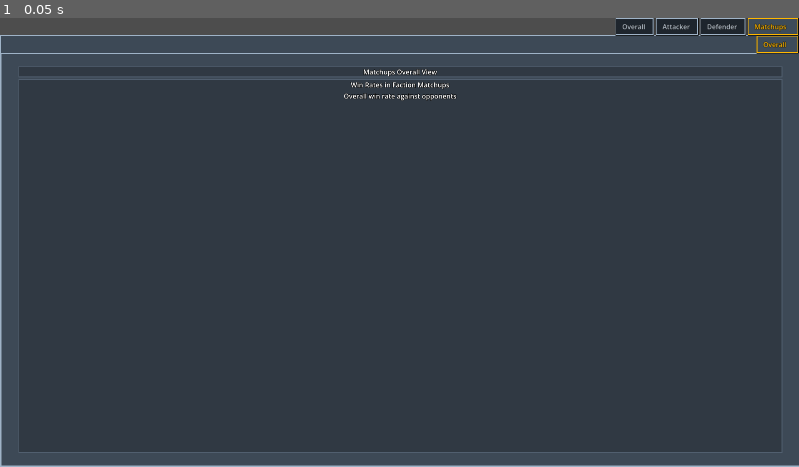
Above: before the commit, frame 1.
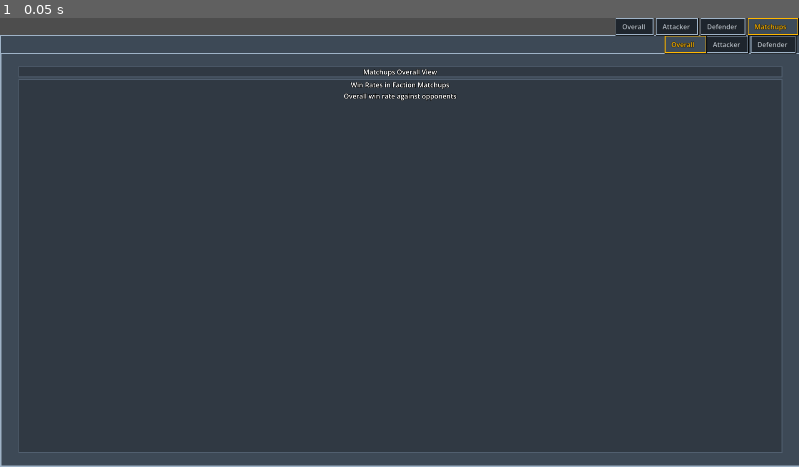
Above: after the commit, the same moment.

Repository: SirConnery/herakon-cogitator-combat-sim-repo
Game: Godot game, scene res://ui/diagnostics_view/cards/faction_tab_scene.tscn
Same seed, same stepped clock (60 frames per second), same inputs: the game is played once before the commit and once after it. This scene is started directly instead of the project's main scene.
Inputs:
- Up to frame 1 (0.05 s): no input

The runs differ from the first frame. In frame 1, 0.5% of the frame differs, in the area x 83-100%, y 3-9%.

Commit message:
All ground diagnostics done

Diff:
--- /dev/null
+++ b/ui/diagnostics_view/cards/cards_all_factions_top_ten.gd
@@ -0,0 +1,27 @@
+extends Control
+
+const FACTION_BAR_V = preload("uid://bpwm0ac0xfcbw")
+
+@onready var cards_all_factions_top_ten_values: HBoxContainer = %CardsAllFactionsTopTenValues
+
+## Dynamically populates the global tab sheet with the top 10 highest performing cards
+func initialize_global_card_rows(sorted_card_data: Array[Dictionary]) -> void:
+	if cards_all_factions_top_ten_values == null:
+		return
+
+	# 1. Clear out any previous layout generation nodes cleanly
+	for child in cards_all_factions_top_ten_values.get_children():
+		child.queue_free()
+
+	# 2. Slice the dataset down to a maximum of the top 10 entries
+	# (Since the main controller already passes this array presorted descending,
+	# the first 10 elements are guaranteed to be your highest win-rates)
+	var top_ten_cards := sorted_card_data.slice(0, 10)
+
+	# 3. Spawn a vertical card bar for each top tier card entry
+	for card in top_ten_cards:
+		var bar_instance = FACTION_BAR_V.instantiate()
+		cards_all_factions_top_ten_values.add_child(bar_instance)
+
+		# Draw name, win rate %, and total wins to the vertical bar layout component
+		bar_instance.populate_bar(card["name"], card["rate"], card["wins"])
--- /dev/null
+++ b/ui/diagnostics_view/cards/cards_all_factions_top_ten.tscn
@@ -0,0 +1,68 @@
+[gd_scene format=3 uid="uid://4jdu0mca08bf"]
+
+[ext_resource type="Script" uid="uid://dbs7385akhdka" path="res://ui/diagnostics_view/cards/cards_all_factions_top_ten.gd" id="1_k54du"]
+
+[node name="CardsAllFactionsTopTenTab" type="Control" unique_id=1999875038]
+layout_mode = 3
+anchors_preset = 15
+anchor_right = 1.0
+anchor_bottom = 1.0
+grow_horizontal = 2
+grow_vertical = 2
+size_flags_horizontal = 3
+size_flags_vertical = 3
+script = ExtResource("1_k54du")
+
+[node name="ScrollContainer" type="ScrollContainer" parent="." unique_id=1196638584]
+layout_mode = 1
+anchors_preset = 15
+anchor_right = 1.0
+anchor_bottom = 1.0
+grow_horizontal = 2
+grow_vertical = 2
+focus_mode = 2
+horizontal_scroll_mode = 0
+
+[node name="CenterConstraint" type="MarginContainer" parent="ScrollContainer" unique_id=331697027]
+layout_mode = 2
+size_flags_horizontal = 3
+size_flags_vertical = 3
+theme_override_constants/margin_left = 40
+theme_override_constants/margin_top = 30
+theme_override_constants/margin_right = 40
+theme_override_constants/margin_bottom = 30
+
+[node name="ContentContainer" type="VBoxContainer" parent="ScrollContainer/CenterConstraint" unique_id=1028161785]
+layout_mode = 2
+
+[node name="HeaderBlock" type="PanelContainer" parent="ScrollContainer/CenterConstraint/ContentContainer" unique_id=2059903040]
+layout_mode = 2
+
+[node name="TextTitleBlock" type="VBoxContainer" parent="ScrollContainer/CenterConstraint/ContentContainer/HeaderBlock" unique_id=1984511695]
+layout_mode = 2
+
+[node name="PageTitle" type="Label" parent="ScrollContainer/CenterConstraint/ContentContainer/HeaderBlock/TextTitleBlock" unique_id=1860535126]
+layout_mode = 2
+size_flags_horizontal = 4
+size_flags_vertical = 1
+text = "Matchups Overall View"
+
+[node name="FactionWinratesBlock" type="PanelContainer" parent="ScrollContainer/CenterConstraint/ContentContainer" unique_id=287187991]
+layout_mode = 2
+size_flags_vertical = 3
+
+[node name="CardsAllFactionsTopTenValues" type="HBoxContainer" parent="ScrollContainer/CenterConstraint/ContentContainer/FactionWinratesBlock" unique_id=1794558884]
+unique_name_in_owner = true
+layout_mode = 2
+
+[node name="WinratesByFaction" type="Label" parent="ScrollContainer/CenterConstraint/ContentContainer/FactionWinratesBlock/CardsAllFactionsTopTenValues" unique_id=734233291]
+layout_mode = 2
+size_flags_vertical = 1
+text = "Win Rates in Faction Matchups"
+horizontal_alignment = 1
+
+[node name="Explanation" type="Label" parent="ScrollContainer/CenterConstraint/ContentContainer/FactionWinratesBlock/CardsAllFactionsTopTenValues" unique_id=636605981]
+layout_mode = 2
+size_flags_vertical = 1
+text = "Overall win rate against opponents"
+horizontal_alignment = 1
--- a/ui/diagnostics_view/cards/faction_tab_scene.gd
+++ b/ui/diagnostics_view/cards/faction_tab_scene.gd
@@ -8,13 +8,16 @@
 @onready var faction_card_defender_values: HBoxContainer = %FactionCardDefenderValues
 
 @onready var faction_card_matchups_overall_values: VBoxContainer = %FactionCardMatchupsOverallValues
+@onready var faction_card_matchups_attacker_values: VBoxContainer = %FactionCardMatchupsAttackerValues
+@onready var faction_card_matchups_defender_values: VBoxContainer = %FactionCardMatchupsDefenderValues
 
 
-## Accepts three independent datasets to update all data lanes simultaneously
-func initialize_faction_card_rows(overall_data: Array[Dictionary], atk_data: Array[Dictionary], def_data: Array[Dictionary]) -> void:
+## Accepts independent datasets to update all bar containers and matchup matrices simultaneously
+func initialize_faction_card_rows(overall_data: Array[Dictionary], atk_data: Array[Dictionary], def_data: Array[Dictionary], matchup_data: Array[Dictionary]) -> void:
 	_populate_container(faction_card_overall_values, overall_data)
 	_populate_container(faction_card_attacker_values, atk_data)
 	_populate_container(faction_card_defender_values, def_data)
+	_populate_matchup_matrix(matchup_data)
 
 
 ## Reusable factory loop that flushes and rebuilds a targeted node cluster
@@ -31,3 +34,54 @@
 		var bar_instance = FACTION_BAR_V.instantiate()
 		container.add_child(bar_instance)
 		bar_instance.populate_bar(card["name"], card["rate"], card["wins"])
+
+
+## 🎯 UPDATED: Instantiates cross-faction matchup grids for Overall, Attacker, and Defender lanes
+func _populate_matchup_matrix(matchup_data: Array[Dictionary]) -> void:
+	var matrix_containers = [
+		faction_card_matchups_overall_values,
+		faction_card_matchups_attacker_values,
+		faction_card_matchups_defender_values
+	]
+
+	# Flush previous generation rows across all target boxes safely
+	for container in matrix_containers:
+		if container != null:
+			for child in container.get_children():
+				child.queue_free()
+
+	# Map each card profile to its respective matrix row feeds
+	for card_profile in matchup_data:
+
+		# 1. Populate Overall Card Matchups Row
+		if faction_card_matchups_overall_values != null:
+			var row_overall = MATCHUP_OVERALL_PANEL.instantiate()
+			faction_card_matchups_overall_values.add_child(row_overall)
+			row_overall.initialize_real_matchup_row(
+				card_profile["card_name"],
+				card_profile["matchups"],
+				"overall_rate",
+				"overall_wins"
+			)
+
+		# 2. Populate Attacker Card Matchups Row
+		if faction_card_matchups_attacker_values != null:
+			var row_atk = MATCHUP_OVERALL_PANEL.instantiate()
+			faction_card_matchups_attacker_values.add_child(row_atk)
+			row_atk.initialize_real_matchup_row(
+				card_profile["card_name"],
+				card_profile["matchups"],
+				"atk_rate",
+				"atk_wins"
+			)
+
+		# 3. Populate Defender Card Matchups Row
+		if faction_card_matchups_defender_values != null:
+			var row_def = MATCHUP_OVERALL_PANEL.instantiate()
+			faction_card_matchups_defender_values.add_child(row_def)
+			row_def.initialize_real_matchup_row(
+				card_profile["card_name"],
+				card_profile["matchups"],
+				"def_rate",
+				"def_wins"
+			)
--- a/ui/diagnostics_view/cards/faction_tab_scene.tscn
+++ b/ui/diagnostics_view/cards/faction_tab_scene.tscn
@@ -255,3 +255,121 @@
 size_flags_vertical = 1
 text = "Overall win rate against opponents"
 horizontal_alignment = 1
+
+[node name="Attacker" type="Control" parent="Matchups" unique_id=544429642]
+visible = false
+layout_mode = 2
+metadata/_tab_index = 1
+
+[node name="ScrollContainer" type="ScrollContainer" parent="Matchups/Attacker" unique_id=718748033]
+layout_mode = 1
+anchors_preset = 15
+anchor_right = 1.0
+anchor_bottom = 1.0
+grow_horizontal = 2
+grow_vertical = 2
+focus_mode = 2
+horizontal_scroll_mode = 0
+
+[node name="CenterConstraint" type="MarginContainer" parent="Matchups/Attacker/ScrollContainer" unique_id=1278535920]
+layout_mode = 2
+size_flags_horizontal = 3
+size_flags_vertical = 3
+theme_override_constants/margin_left = 40
+theme_override_constants/margin_top = 30
+theme_override_constants/margin_right = 40
+theme_override_constants/margin_bottom = 30
+
+[node name="ContentContainer" type="VBoxContainer" parent="Matchups/Attacker/ScrollContainer/CenterConstraint" unique_id=570471862]
+layout_mode = 2
+
+[node name="HeaderBlock" type="PanelContainer" parent="Matchups/Attacker/ScrollContainer/CenterConstraint/ContentContainer" unique_id=530863242]
+layout_mode = 2
+
+[node name="TextTitleBlock" type="VBoxContainer" parent="Matchups/Attacker/ScrollContainer/CenterConstraint/ContentContainer/HeaderBlock" unique_id=1042398667]
+layout_mode = 2
+
+[node name="PageTitle" type="Label" parent="Matchups/Attacker/ScrollContainer/CenterConstraint/ContentContainer/HeaderBlock/TextTitleBlock" unique_id=2140262165]
+layout_mode = 2
+size_flags_horizontal = 4
+size_flags_vertical = 1
+text = "Matchups Overall View"
+
+[node name="FactionWinratesBlock" type="PanelContainer" parent="Matchups/Attacker/ScrollContainer/CenterConstraint/ContentContainer" unique_id=1584146590]
+layout_mode = 2
+size_flags_vertical = 3
+
+[node name="FactionCardMatchupsAttackerValues" type="VBoxContainer" parent="Matchups/Attacker/ScrollContainer/CenterConstraint/ContentContainer/FactionWinratesBlock" unique_id=1937934191]
+unique_name_in_owner = true
+layout_mode = 2
+
+[node name="WinratesByFaction" type="Label" parent="Matchups/Attacker/ScrollContainer/CenterConstraint/ContentContainer/FactionWinratesBlock/FactionCardMatchupsAttackerValues" unique_id=1930782127]
+layout_mode = 2
+size_flags_vertical = 1
+text = "Win Rates in Faction Matchups"
+horizontal_alignment = 1
+
+[node name="Explanation" type="Label" parent="Matchups/Attacker/ScrollContainer/CenterConstraint/ContentContainer/FactionWinratesBlock/FactionCardMatchupsAttackerValues" unique_id=929542898]
+layout_mode = 2
+size_flags_vertical = 1
+text = "Overall win rate against opponents"
+horizontal_alignment = 1
+
+[node name="Defender" type="Control" parent="Matchups" unique_id=80679085]
+visible = false
+layout_mode = 2
+metadata/_tab_index = 2
+
+[node name="ScrollContainer" type="ScrollContainer" parent="Matchups/Defender" unique_id=643544831]
+layout_mode = 1
+anchors_preset = 15
+anchor_right = 1.0
+anchor_bottom = 1.0
+grow_horizontal = 2
+grow_vertical = 2
+focus_mode = 2
+horizontal_scroll_mode = 0
+
+[node name="CenterConstraint" type="MarginContainer" parent="Matchups/Defender/ScrollContainer" unique_id=1665094414]
+layout_mode = 2
+size_flags_horizontal = 3
+size_flags_vertical = 3
+theme_override_constants/margin_left = 40
+theme_override_constants/margin_top = 30
+theme_override_constants/margin_right = 40
+theme_override_constants/margin_bottom = 30
+
+[node name="ContentContainer" type="VBoxContainer" parent="Matchups/Defender/ScrollContainer/CenterConstraint" unique_id=1595375026]
+layout_mode = 2
+
+[node name="HeaderBlock" type="PanelContainer" parent="Matchups/Defender/ScrollContainer/CenterConstraint/ContentContainer" unique_id=1101497103]
+layout_mode = 2
+
+[node name="TextTitleBlock" type="VBoxContainer" parent="Matchups/Defender/ScrollContainer/CenterConstraint/ContentContainer/HeaderBlock" unique_id=2048627934]
+layout_mode = 2
+
+[node name="PageTitle" type="Label" parent="Matchups/Defender/ScrollContainer/CenterConstraint/ContentContainer/HeaderBlock/TextTitleBlock" unique_id=400462737]
+layout_mode = 2
+size_flags_horizontal = 4
+size_flags_vertical = 1
+text = "Matchups Overall View"
+
+[node name="FactionWinratesBlock" type="PanelContainer" parent="Matchups/Defender/ScrollContainer/CenterConstraint/ContentContainer" unique_id=400577883]
+layout_mode = 2
+size_flags_vertical = 3
+
+[node name="FactionCardMatchupsDefenderValues" type="VBoxContainer" parent="Matchups/Defender/ScrollContainer/CenterConstraint/ContentContainer/FactionWinratesBlock" unique_id=1065578077]
+unique_name_in_owner = true
+layout_mode = 2
+
+[node name="WinratesByFaction" type="Label" parent="Matchups/Defender/ScrollContainer/CenterConstraint/ContentContainer/FactionWinratesBlock/FactionCardMatchupsDefenderValues" unique_id=1789701625]
+layout_mode = 2
+size_flags_vertical = 1
+text = "Win Rates in Faction Matchups"
+horizontal_alignment = 1
+
+[node name="Explanation" type="Label" parent="Matchups/Defender/ScrollContainer/CenterConstraint/ContentContainer/FactionWinratesBlock/FactionCardMatchupsDefenderValues" unique_id=1368276217]
+layout_mode = 2
+size_flags_vertical = 1
+text = "Overall win rate against opponents"
+horizontal_alignment = 1
--- a/ui/diagnostics_view/diagnostics_view.gd
+++ b/ui/diagnostics_view/diagnostics_view.gd
@@ -6,6 +6,8 @@
 const FACTION_BAR_SCENE_V := preload("uid://bpwm0ac0xfcbw")
 const MATCHUP_OVERALL_PANEL_SCENE = preload("uid://cu1crqrtqyfop")
 const FACTION_TAB_SCENE = preload("uid://n4uue0fn6735")
+const CARDS_ALL_FACTIONS_TOP_TEN = preload("uid://4jdu0mca08bf")
+
 
 # --- UI ELEMENT NODES (Scene Unique Names) ---
 @export_group("Global Win Rates")
@@ -48,7 +50,6 @@
 
 # -- CARD NODES ---
 @export_group("Card Performance Containers")
-@onready var cards_all_factions_overall_values: VBoxContainer = %CardsAllFactionsOverallValues
 @onready var cards_add_factions_tab: TabContainer = %CardsAddFactionsTab
 
 
@@ -56,6 +57,7 @@
 @onready var ui: UI = owner
 var sim_controller: SimController
 
+var data_processed := false
 
 func _ready() -> void:
 	visibility_changed.connect(_on_visibility_changed)
@@ -70,10 +72,14 @@
 	if ui == null or ui.sim_controller == null:
 		return
 
+	if data_processed:
+		return
+	data_processed = true
+
 	sim_controller = ui.sim_controller
 	var binary_path := "user://simulation_ground_data.dat"
 
-	# Automated cleanup wipe loop
+	#  Kept only your hard scene containers and tab sheets here to protect structural elements
 	var all_containers: Array[Control] = [
 		overall_faction_winrates, attacker_win_rates, defender_win_rates,
 		overall_early_stage_win_rates, attacker_early_stage_win_rates, defender_early_stage_win_rates,
@@ -83,7 +89,7 @@
 		matchups_early_stage_overall_values, matchups_middle_stage_overall_values, matchups_late_stage_overall_values,
 		matchups_early_stage_attacker_values, matchups_middle_stage_attacker_values, matchups_late_stage_attacker_values,
 		matchups_early_stage_defender_values, matchups_middle_stage_defender_values, matchups_late_stage_defender_values,
-		cards_all_factions_overall_values, cards_add_factions_tab
+		cards_add_factions_tab
 	]
 	for container in all_containers:
 		if container != null:
@@ -121,6 +127,11 @@
 	for f_id in sim_controller.factions_to_sim:
 		card_stats_cache[f_id] = {}
 
+	# ─── INITIALIZE CARD MATCHUP TRACKING MATRIX MAP ───
+	var card_matchup_cache := {} # Schema: player_faction -> card_id -> enemy_faction -> stats
+	for f_id in sim_controller.factions_to_sim:
+		card_matchup_cache[f_id] = {}
+
 	# 3. HIGH-SPEED SINGLE PASS BINARY STREAM PARSER
 	var file = FileAccess.open(binary_path, FileAccess.READ)
 	while file.get_position() < file.get_length():
@@ -182,6 +193,13 @@
 					if atk_won:
 						card_stats_cache[tracking_id][card_id]["atk_wins"] += 1
 
+				# Gather Attacker Matchup Metrics (Current card owner vs defender)
+				if not card_matchup_cache[atk_id].has(card_id): card_matchup_cache[atk_id][card_id] = {}
+				if not card_matchup_cache[atk_id][card_id].has(def_id):
+					card_matchup_cache[atk_id][card_id][def_id] = {"atk_wins": 0, "atk_games": 0, "def_wins": 0, "def_games": 0}
+				card_matchup_cache[atk_id][card_id][def_id]["atk_games"] += 1
+				if atk_won: card_matchup_cache[atk_id][card_id][def_id]["atk_wins"] += 1
+
 			# Tabulate Defender Lane Data (Routes simultaneously to Global and Faction caches)
 			for card_id in unique_def_cards:
 				for tracking_id in [-1, def_id]:
@@ -190,6 +208,13 @@
 					card_stats_cache[tracking_id][card_id]["def_games"] += 1
 					if not atk_won:
 						card_stats_cache[tracking_id][card_id]["def_wins"] += 1
+
+				# Gather Defender Matchup Metrics (Current card owner vs attacker)
+				if not card_matchup_cache[def_id].has(card_id): card_matchup_cache[def_id][card_id] = {}
+				if not card_matchup_cache[def_id][card_id].has(atk_id):
+					card_matchup_cache[def_id][card_id][atk_id] = {"atk_wins": 0, "atk_games": 0, "def_wins": 0, "def_games": 0}
+				card_matchup_cache[def_id][card_id][atk_id]["def_games"] += 1
+				if not atk_won: card_matchup_cache[def_id][card_id][atk_id]["def_wins"] += 1
 	file.close()
 
 	# 4. RESOLVE IDENTITY NAMING STRINGS
@@ -219,7 +244,7 @@
 	_render_matchup_stage_group(head_to_head_matrix[2], matchups_late_stage_attacker_values, "atk_rate", "atk_wins", raw_factions)
 	_render_matchup_stage_group(head_to_head_matrix[2], matchups_late_stage_defender_values, "def_rate", "def_wins", raw_factions)
 
-	# ─── CARD LEADERBOARD UI COMPILATION (ALL FACTIONS METRIC PANELS) ───
+	# ─── CARD LEADERBOARD DATA PROCESSING ───
 	var sorted_card_list: Array[Dictionary] = []
 	for card_id in card_stats_cache[-1]:
 		var stats = card_stats_cache[-1][card_id]
@@ -241,7 +266,15 @@
 		})
 
 	sorted_card_list.sort_custom(func(a, b): return a["rate"] > b["rate"])
-	_spawn_leaderboard_bars(sorted_card_list, cards_all_factions_overall_values)
+
+	# ─── 🎯 UPDATED: DEPLOY THE NEW OVERALL TOP 10 LEADERBOARD TAB SCENE ───
+	if cards_add_factions_tab != null:
+		var global_tab_instance = CARDS_ALL_FACTIONS_TOP_TEN.instantiate()
+		cards_add_factions_tab.add_child(global_tab_instance)
+		global_tab_instance.name = "TOP 10 CARDS"
+
+		if global_tab_instance.has_method("initialize_global_card_rows"):
+			global_tab_instance.initialize_global_card_rows(sorted_card_list)
 
 	# ─── DYNAMIC MULTI-CONTAINER TACTICAL FACTION TAB COMPILER ───
 	for faction_id in sim_controller.factions_to_sim:
@@ -251,8 +284,10 @@
 		var overall_list: Array[Dictionary] = []
 		var attacker_list: Array[Dictionary] = []
 		var defender_list: Array[Dictionary] = []
+		var card_matchup_row_list: Array[Dictionary] = []
 
 		var faction_stats_map: Dictionary = card_stats_cache[faction_id]
+		var faction_matchups_map: Dictionary = card_matchup_cache[faction_id]
 
 		for card_id in faction_stats_map:
 			var stats = faction_stats_map[card_id]
@@ -282,10 +317,53 @@
 				def_rate = (float(stats["def_wins"]) / float(stats["def_games"])) * 100.0
 			defender_list.append({"name": card_name, "rate": def_rate, "wins": stats["def_wins"]})
 
+			# 4. Tabulate Cross-Faction Performance Matchups for this Specific Card
+			var compiled_card_matchups: Array[Dictionary] = []
+			var enemy_map: Dictionary = faction_matchups_map.get(card_id, {})
+
+			for enemy_id in sim_controller.factions_to_sim:
+				if faction_id == enemy_id:
+					continue
+
+				var enemy_profile = raw_factions.get(enemy_id, {})
+				var enemy_name_string: String = enemy_profile.get("name", FactionRegistry.FactionID.keys()[enemy_id])
+
+				var m_stats: Dictionary = enemy_map.get(enemy_id, {"atk_wins": 0, "atk_games": 0, "def_wins": 0, "def_games": 0})
+				var m_wins: int = m_stats["atk_wins"] + m_stats["def_wins"]
+				var m_games: int = m_stats["atk_games"] + m_stats["def_games"]
+				var m_rate := 0.0
+				if m_games > 0:
+					m_rate = (float(m_wins) / float(m_games)) * 100.0
+
+				var card_atk_rate := 0.0
+				if m_stats["atk_games"] > 0:
+					card_atk_rate = (float(m_stats["atk_wins"]) / float(m_stats["atk_games"])) * 100.0
+
+				var card_def_rate := 0.0
+				if m_stats["def_games"] > 0:
+					card_def_rate = (float(m_stats["def_wins"]) / float(m_stats["def_games"])) * 100.0
+
+				compiled_card_matchups.append({
+					"enemy_name": enemy_name_string,
+					"overall_rate": m_rate,
+					"overall_wins": m_wins,
+					"atk_rate": card_atk_rate,
+					"atk_wins": m_stats["atk_wins"],
+					"def_rate": card_def_rate,
+					"def_wins": m_stats["def_wins"]
+				})
+
+			card_matchup_row_list.append({
+				"card_name": card_name,
+				"matchups": compiled_card_matchups,
+				"sorting_rate": combined_rate
+			})
+
 		# Sort each visual collection independently before pushing down to tabs
 		overall_list.sort_custom(func(a, b): return a["rate"] > b["rate"])
 		attacker_list.sort_custom(func(a, b): return a["rate"] > b["rate"])
 		defender_list.sort_custom(func(a, b): return a["rate"] > b["rate"])
+		card_matchup_row_list.sort_custom(func(a, b): return a["sorting_rate"] > b["sorting_rate"])
 
 		# Instantiate, customize, and map the sub-tab node
 		var tab_instance = FACTION_TAB_SCENE.instantiate()
@@ -294,7 +372,7 @@
 
 		# Hand off datasets to update all three lane panels cleanly
 		if tab_instance.has_method("initialize_faction_card_rows"):
-			tab_instance.initialize_faction_card_rows(overall_list, attacker_list, defender_list)
+			tab_instance.initialize_faction_card_rows(overall_list, attacker_list, defender_list, card_matchup_row_list)
 
 
 func _process_and_render_group(stage_data: Dictionary, overall_box: VBoxContainer, atk_box: VBoxContainer, def_box: VBoxContainer, raw_factions: Dictionary) -> void:
--- a/ui/diagnostics_view/diagnostics_view.tscn
+++ b/ui/diagnostics_view/diagnostics_view.tscn
@@ -22,10 +22,12 @@
 grow_vertical = 2
 tab_alignment = 2
 current_tab = 0
+tab_0/title = "Ground Units"
 
 [node name="GroundUnits" type="Control" parent="GroundVoidTabs" unique_id=121739349]
 layout_mode = 2
 metadata/_tab_index = 0
+metadata/_tab_name = "Ground Units"
 
 [node name="MainSelectionTabs" type="TabContainer" parent="GroundVoidTabs/GroundUnits" unique_id=874374249]
 layout_mode = 1
@@ -1090,62 +1092,3 @@
 grow_horizontal = 2
 grow_vertical = 2
 tab_alignment = 2
-current_tab = 0
-
-[node name="AllFactions" type="Control" parent="GroundVoidTabs/GroundUnits/MainSelectionTabs/Cards/CardsAddFactionsTab" unique_id=1813857196]
-layout_mode = 2
-metadata/_tab_index = 0
-
-[node name="ScrollContainer" type="ScrollContainer" parent="GroundVoidTabs/GroundUnits/MainSelectionTabs/Cards/CardsAddFactionsTab/AllFactions" unique_id=1207967234]
-layout_mode = 1
-anchors_preset = 15
-anchor_right = 1.0
-anchor_bottom = 1.0
-grow_horizontal = 2
-grow_vertical = 2
-focus_mode = 2
-horizontal_scroll_mode = 0
-
-[node name="CenterConstraint" type="MarginContainer" parent="GroundVoidTabs/GroundUnits/MainSelectionTabs/Cards/CardsAddFactionsTab/AllFactions/ScrollContainer" unique_id=1512472685]
-layout_mode = 2
-size_flags_horizontal = 3
-size_flags_vertical = 3
-theme_override_constants/margin_left = 40
-theme_override_constants/margin_top = 30
-theme_override_constants/margin_right = 40
-theme_override_constants/margin_bottom = 30
-
-[node name="ContentContainer" type="VBoxContainer" parent="GroundVoidTabs/GroundUnits/MainSelectionTabs/Cards/CardsAddFactionsTab/AllFactions/ScrollContainer/CenterConstraint" unique_id=1190431234]
-layout_mode = 2
-
-[node name="HeaderBlock" type="PanelContainer" parent="GroundVoidTabs/GroundUnits/MainSelectionTabs/Cards/CardsAddFactionsTab/AllFactions/ScrollContainer/CenterConstraint/ContentContainer" unique_id=1800848698]
-layout_mode = 2
-
-[node name="TextTitleBlock" type="VBoxContainer" parent="GroundVoidTabs/GroundUnits/MainSelectionTabs/Cards/CardsAddFactionsTab/AllFactions/ScrollContainer/CenterConstraint/ContentContainer/HeaderBlock" unique_id=216051738]
-layout_mode = 2
-
-[node name="PageTitle" type="Label" parent="GroundVoidTabs/GroundUnits/MainSelectionTabs/Cards/CardsAddFactionsTab/AllFactions/ScrollContainer/CenterConstraint/ContentContainer/HeaderBlock/TextTitleBlock" unique_id=1795070336]
-layout_mode = 2
-size_flags_horizontal = 4
-size_flags_vertical = 1
-text = "Matchups Overall View"
-
-[node name="FactionWinratesBlock" type="PanelContainer" parent="GroundVoidTabs/GroundUnits/MainSelectionTabs/Cards/CardsAddFactionsTab/AllFactions/ScrollContainer/CenterConstraint/ContentContainer" unique_id=2130386015]
-layout_mode = 2
-size_flags_vertical = 3
-
-[node name="CardsAllFactionsOverallValues" type="VBoxContainer" parent="GroundVoidTabs/GroundUnits/MainSelectionTabs/Cards/CardsAddFactionsTab/AllFactions/ScrollContainer/CenterConstraint/ContentContainer/FactionWinratesBlock" unique_id=2092586502]
-unique_name_in_owner = true
-layout_mode = 2
-
-[node name="WinratesByFaction" type="Label" parent="GroundVoidTabs/GroundUnits/MainSelectionTabs/Cards/CardsAddFactionsTab/AllFactions/ScrollContainer/CenterConstraint/ContentContainer/FactionWinratesBlock/CardsAllFactionsOverallValues" unique_id=1414061147]
-layout_mode = 2
-size_flags_vertical = 1
-text = "Win Rates in Faction Matchups"
-horizontal_alignment = 1
-
-[node name="Explanation" type="Label" parent="GroundVoidTabs/GroundUnits/MainSelectionTabs/Cards/CardsAddFactionsTab/AllFactions/ScrollContainer/CenterConstraint/ContentContainer/FactionWinratesBlock/CardsAllFactionsOverallValues" unique_id=1256947473]
-layout_mode = 2
-size_flags_vertical = 1
-text = "Overall win rate against opponents"
-horizontal_alignment = 1
--- a/ui/ui.gd
+++ b/ui/ui.gd
@@ -4,6 +4,7 @@
 # --- CORE CONTROLLERS ---
 @onready var sim_controller: SimController = $SimController
 @onready var single_combat_view: SingleCombatView = $MainTabs/SingleCombatView
+@onready var diagnostics_view: DiagnosticsView = $MainTabs/DiagnosticsView
 
 
 func _ready() -> void:
@@ -11,4 +12,5 @@
 
 ## Triggers the mass round-robin simulation batch process matrix
 func start_mass_combat_sim() -> void:
+	diagnostics_view.data_processed = false
 	sim_controller.run_mass_combat_simulation()
Not shown, added: ui/diagnostics_view/cards/cards_all_factions_top_ten.gd.uid
